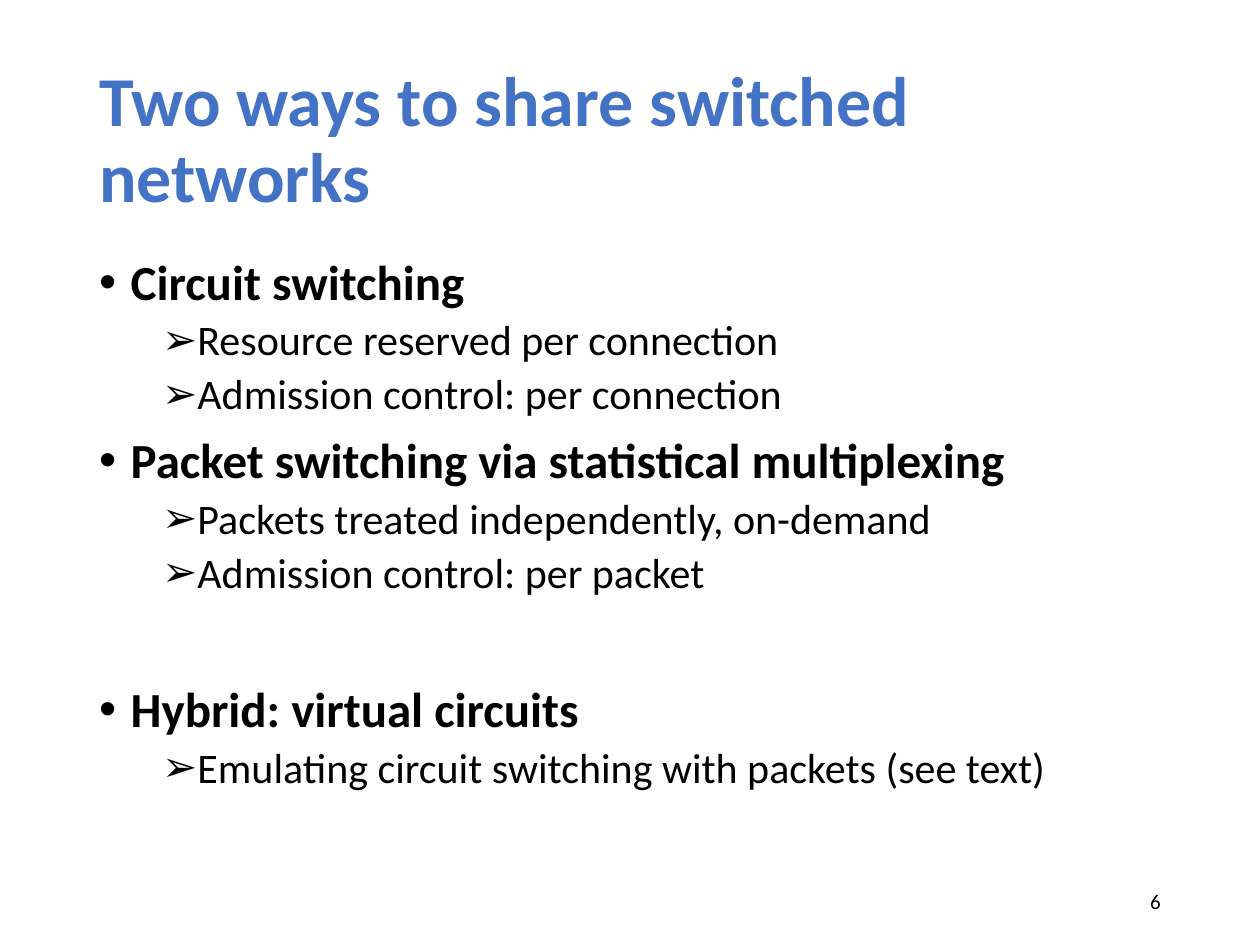
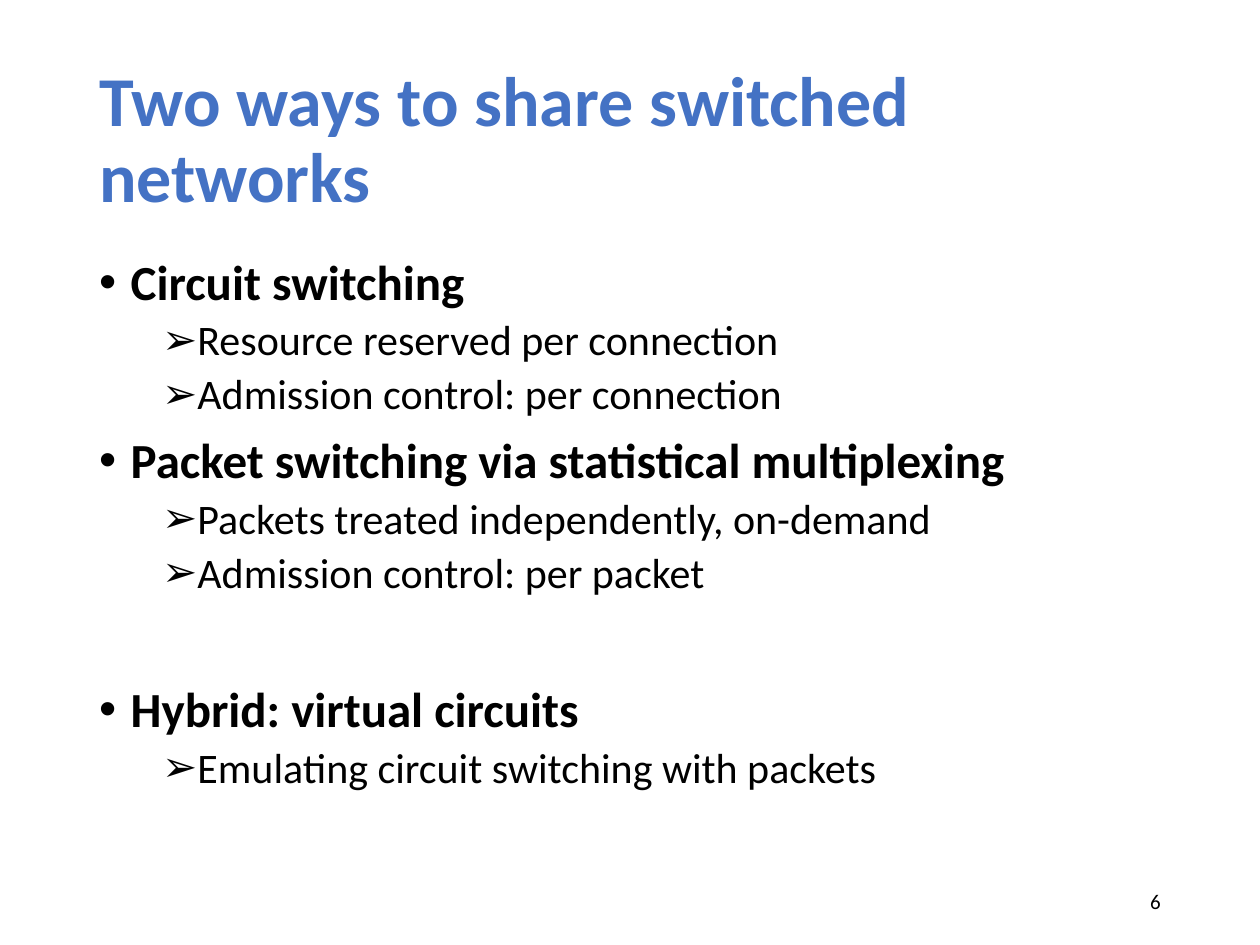
Before and after one commit to xinjin/course-net, a slide deck: slide 6 of slides/lec02_basic.pptx. Drawn at 1260x945 pixels with LibreOffice and Linux fonts; fonts in the diff are those of the drawing. Boxes give left, top, right and bottom in pixels: in the first picture for what was removed or moved away, otherwise in the second. Text is boxed around its words. In the diff, an @@ line names an element or a change of style, - is before the commit and + after.

```diff
--- a/slides/lec02_basic.pptx
+++ b/slides/lec02_basic.pptx
@@ text at box(197, 753, 876, 791): text changed @@
-  ➢ Emulating circuit switching with packets (see text)
+  ➢ Emulating circuit switching with packets
```
Also in this commit, not shown: 2 other slides changed, 1 slide added, 1 other file.
